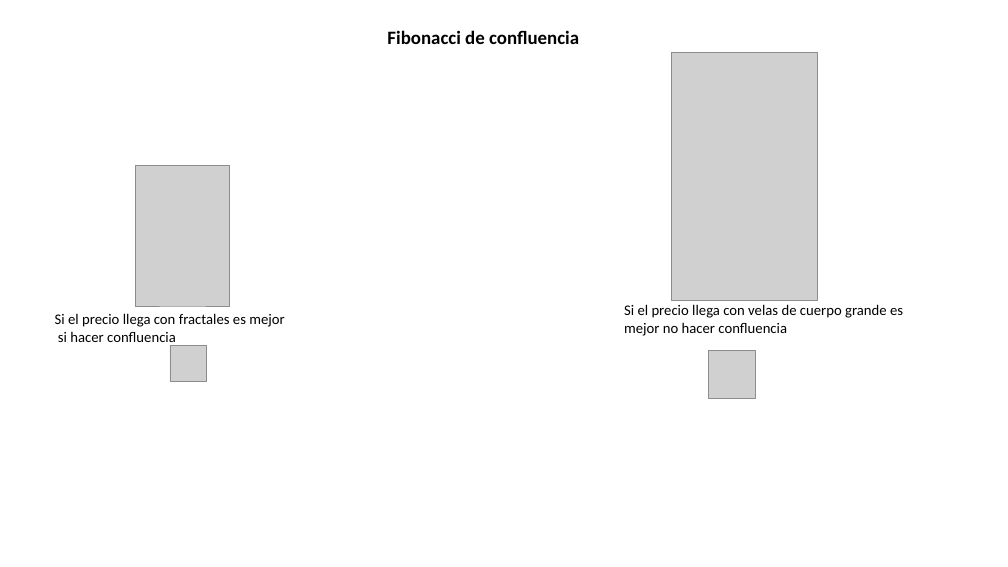
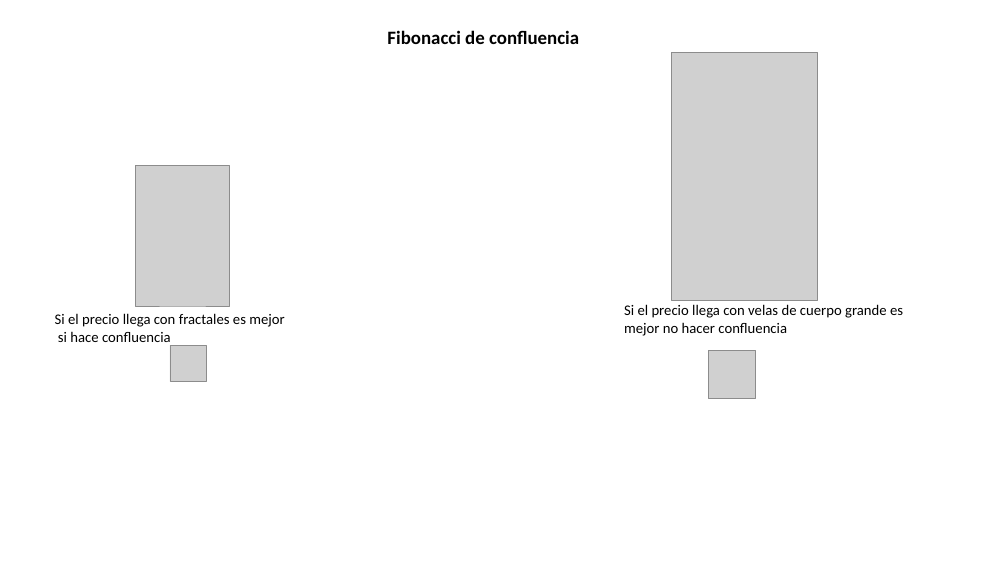
Before and after one commit to Edd1eware/Yields_Academy, a slide deck: slide 16 of Manual_YIELDS_ACADEMY.pptx. Drawn at 1008x567 pixels with LibreOffice and Linux fonts; fonts in the diff are those of the drawing; grey boxes stand for pictures. Boxes give left, top, right and bottom in pixels: in the first picture for what was removed or moved away, otherwise in the second. Text is boxed around its words. In the diff, an @@ line names an element or a change of style, - is before the commit and + after.

Commit message:
update

```diff
--- a/Manual_YIELDS_ACADEMY.pptx
+++ b/Manual_YIELDS_ACADEMY.pptx
@@ text at [58,332,171,346]: text changed @@
-si hacer confluencia
+si hace confluencia
```
Also in this commit, not shown: 2 slides added.
